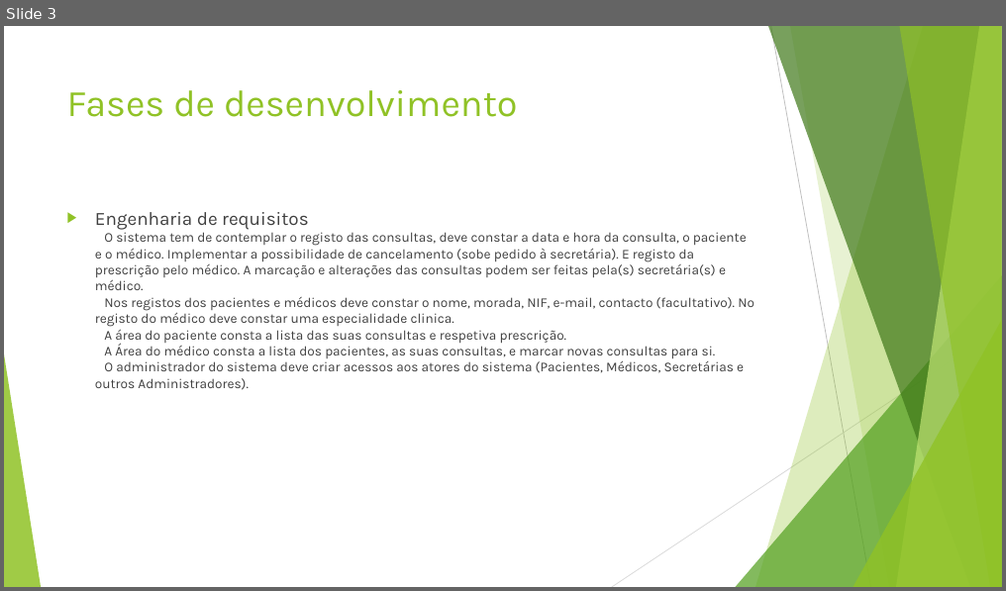
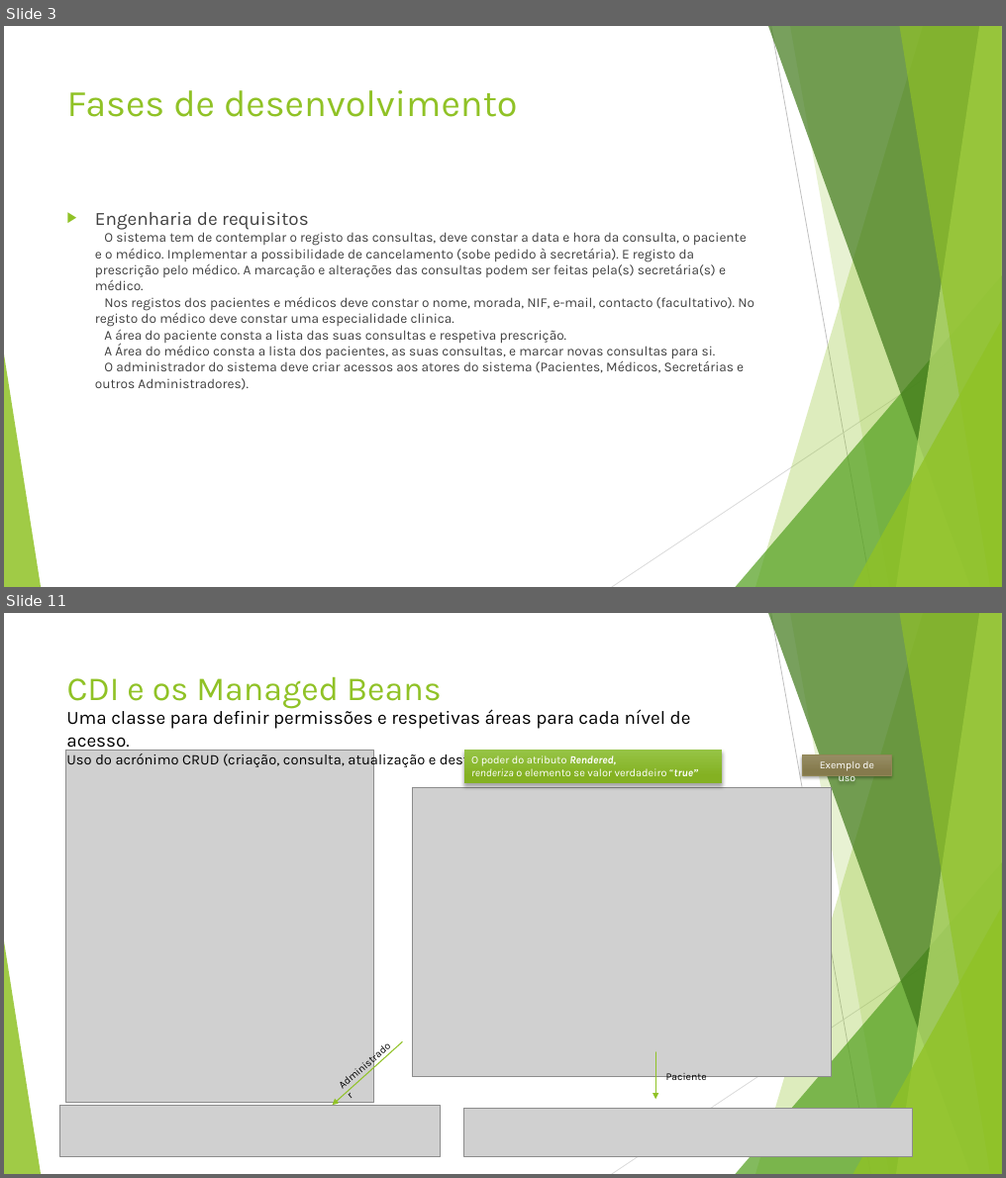
Before and after one commit to alscoundrel/MyClinic, a slide deck: Apresentação.pptx. Shown one above the other, each under a label of ours: slide 3 before the commit, slides 3 and 11 after it; the slides between them are not shown. The pictures are 1006x591 and 1006x1178 pixels, drawn with LibreOffice and Linux fonts; fonts in the diff are those of the drawing; grey boxes stand for pictures. Boxes give left, top, right and bottom in pixels: in the first picture for what was removed or moved away, otherwise in the second. Text is boxed around its words. In the diff, an @@ line names an element or a change of style, - is before the commit and + after.

```diff
--- a/Apresentação.pptx
+++ b/Apresentação.pptx
@@ slide 11 added at box(4, 613, 1002, 1174), background #FFFFFF; not listed: 10 template elements that a slide beside it also shows @@
@@ title added at box(67, 676, 442, 708), 32.4 pt, text #90C226 @@
+CDI e os Managed Beans
@@ text added at box(66, 707, 691, 769), 18 pt, text #000000 @@
+Uma classe para definir permissões e respetivas áreas para cada nível de acesso.
+Uso do acrónimo CRUD (criação, consulta, atualização e destruição de dados).
@@ picture added at box(65, 750, 374, 1103) @@
@@ rectangle added at box(464, 750, 723, 783), fill gradient #97C547 to #84B223, 10.5 pt, text #FFFFFF @@
+O poder do atributo Rendered,
+renderiza o elemento se valor verdadeiro “true”
@@ rectangle added at box(803, 756, 892, 775), fill gradient #988E64 to #857B4E, outline #918655 1 pt, 10 pt, text #FFFFFF @@
+Exemplo de uso
@@ picture added at box(412, 787, 831, 1077) @@
@@ text added at box(328, 1031, 403, 1100), 10 pt, text #000000 @@
+Administrador
@@ arrow added from (402, 1042) to (333, 1106), #90C226 1 pt @@
@@ arrow added from (656, 1053) to (656, 1100), #90C226 1 pt @@
@@ text added at box(666, 1073, 707, 1083), 10 pt, text #000000 @@
+Paciente
@@ picture added at box(59, 1106, 441, 1157) @@
@@ picture added at box(464, 1109, 912, 1158) @@
```
Also in this commit, not shown: 4 slides changed, 5 other slides added, 1 slide removed.
